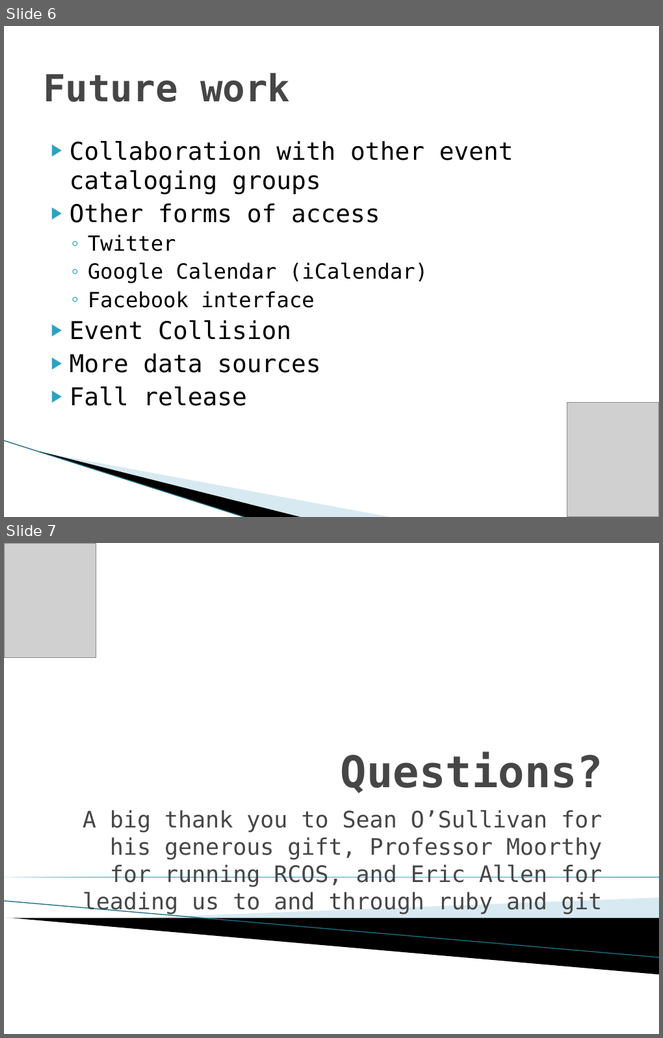
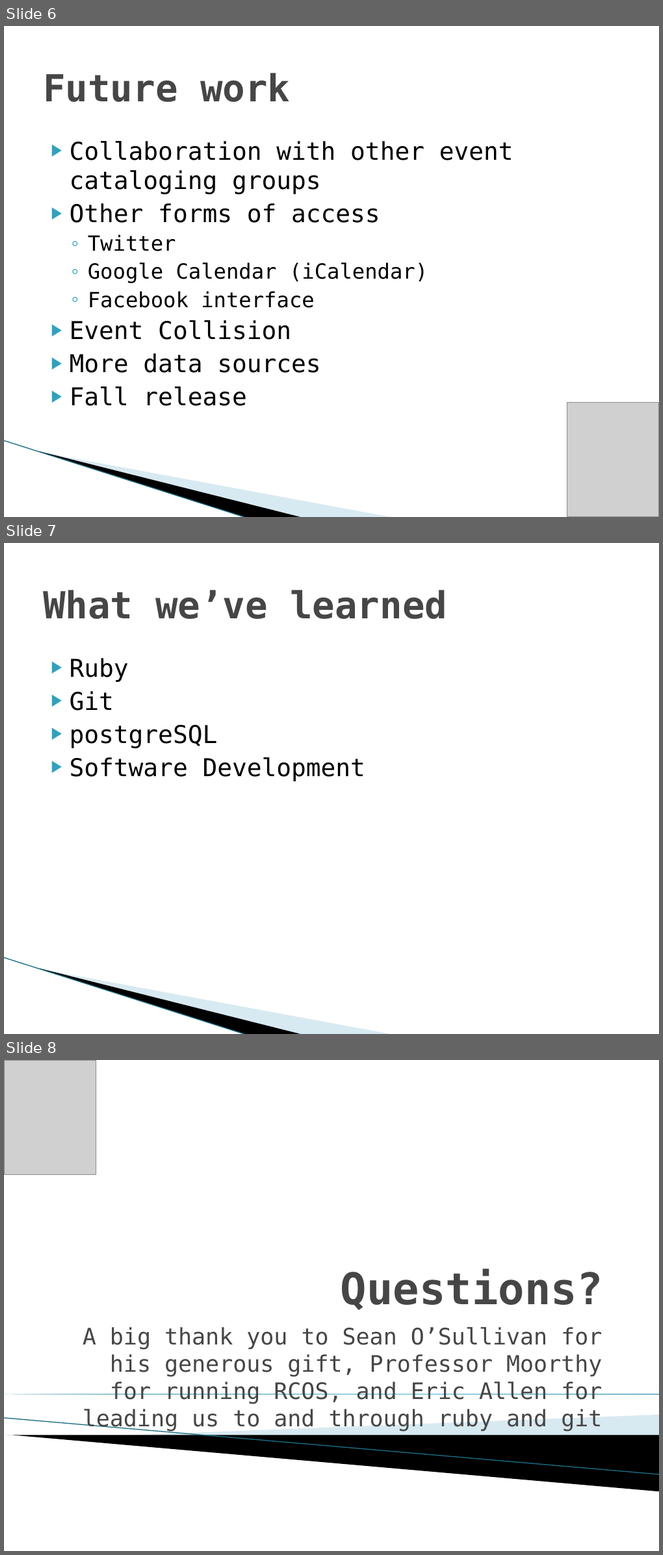
Before and after one commit to rpievents/rpieventsbuddy, a slide deck: RPIBuddy.pptx. Shown one above the other, each under a label of ours: slides 6 and 7 before the commit, slides 6, 7 and 8 after it. The pictures are 663x1038 and 663x1555 pixels, drawn with LibreOffice and Linux fonts; fonts in the diff are those of the drawing; grey boxes stand for pictures; background and template pictures are left out. Boxes give left, top, right and bottom in pixels: in the first picture for what was removed or moved away, otherwise in the second. Text is boxed around its words. In the diff, an @@ line names an element or a change of style, - is before the commit and + after.

Commit message:
Added a slide

```diff
--- a/RPIBuddy.pptx
+++ b/RPIBuddy.pptx
@@ slide 7 added at (x1=4, y1=543, x2=659, y2=1034), background #FFFFFF; not listed: 3 template elements that a slide beside it also shows @@
@@ title added at (x1=43, y1=590, x2=447, y2=619), 41 pt, text #464646, bold @@
+What we’ve learned
@@ text added at (x1=70, y1=658, x2=365, y2=782), 27 pt, text #000000 @@
+▶ Ruby
+▶ Git
+▶ postgreSQL
+▶ Software Development
@@ what was slide 7 is now slide 8 @@
```
